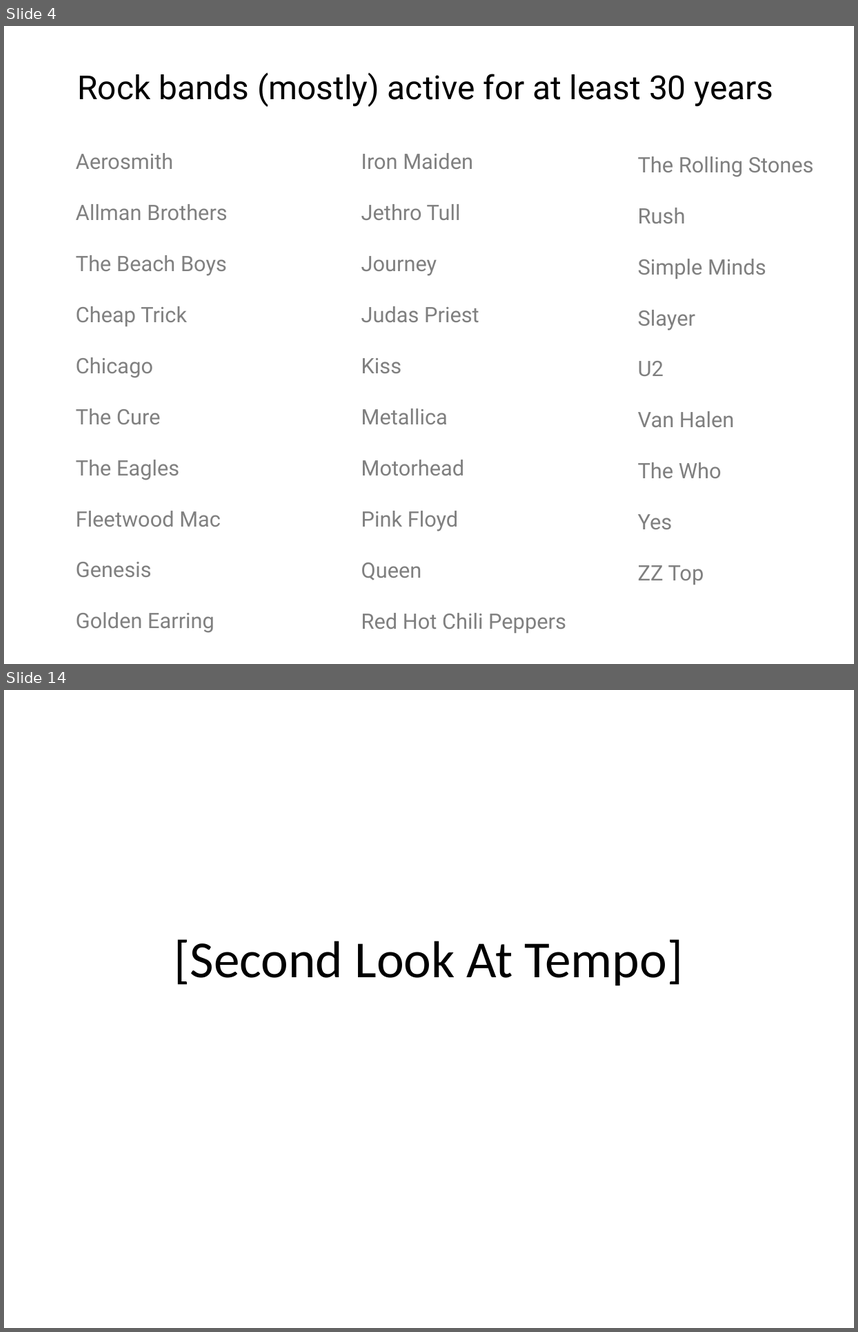
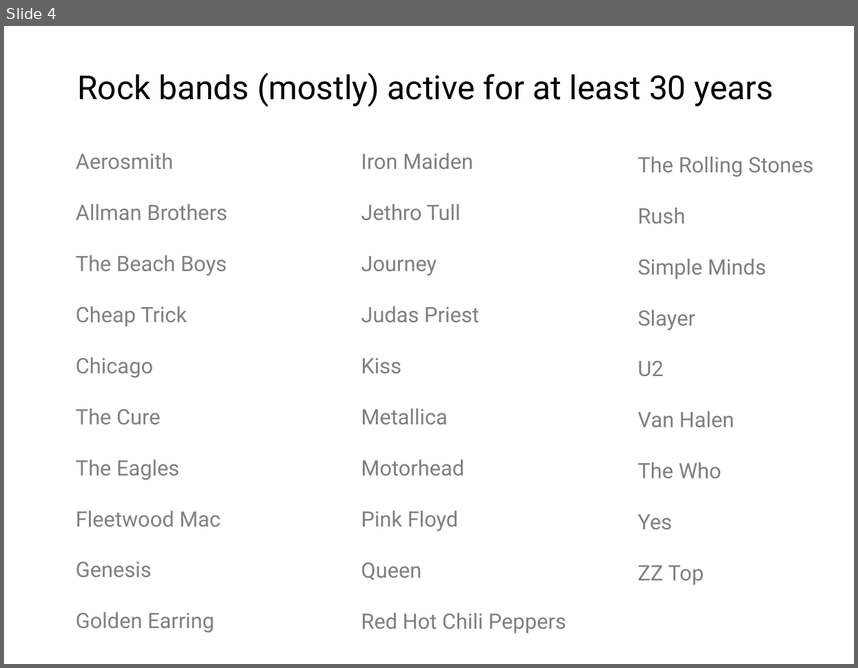
Before and after one commit to idcrane/mds-kojak, a slide deck: Kojak.pptx. Shown one above the other, each under a label of ours: slides 4 and 14 before the commit, slide 4 after it; the slides between them are not shown. The pictures are 858x1332 and 858x668 pixels, drawn with LibreOffice and Linux fonts; fonts in the diff are those of the drawing. Boxes give left, top, right and bottom in pixels: in the first picture for what was removed or moved away, otherwise in the second. Text is boxed around its words. In the diff, an @@ line names an element or a change of style, - is before the commit and + after.

```diff
--- a/Kojak.pptx
+++ b/Kojak.pptx
@@ slide 14 removed at bbox=[4, 690, 854, 1328], background #FFFFFF @@
@@ title removed at bbox=[174, 939, 683, 985] @@
-[Second Look At Tempo]
```
Also in this commit, not shown: 2 slides changed, 3 slides added, 1 other file.
